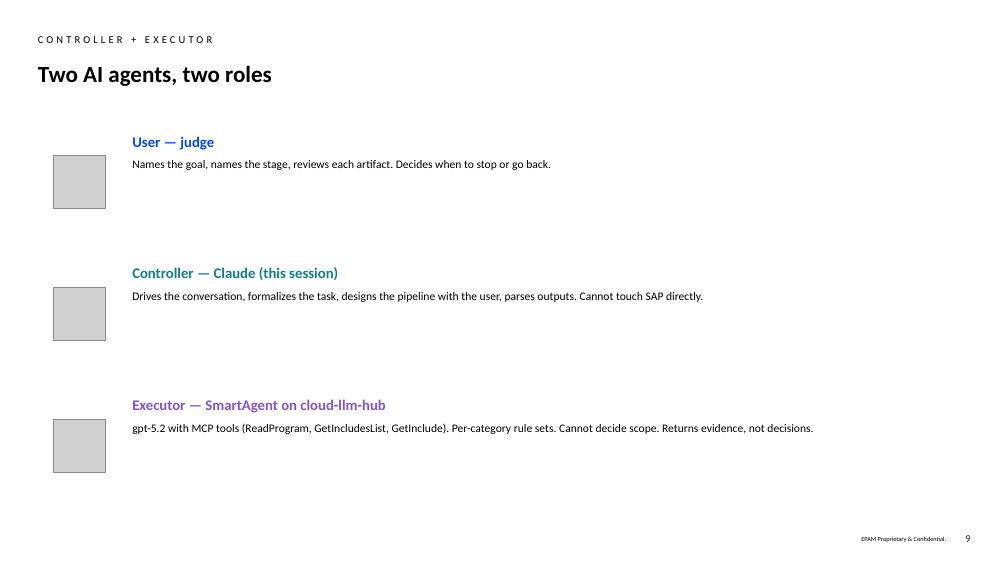
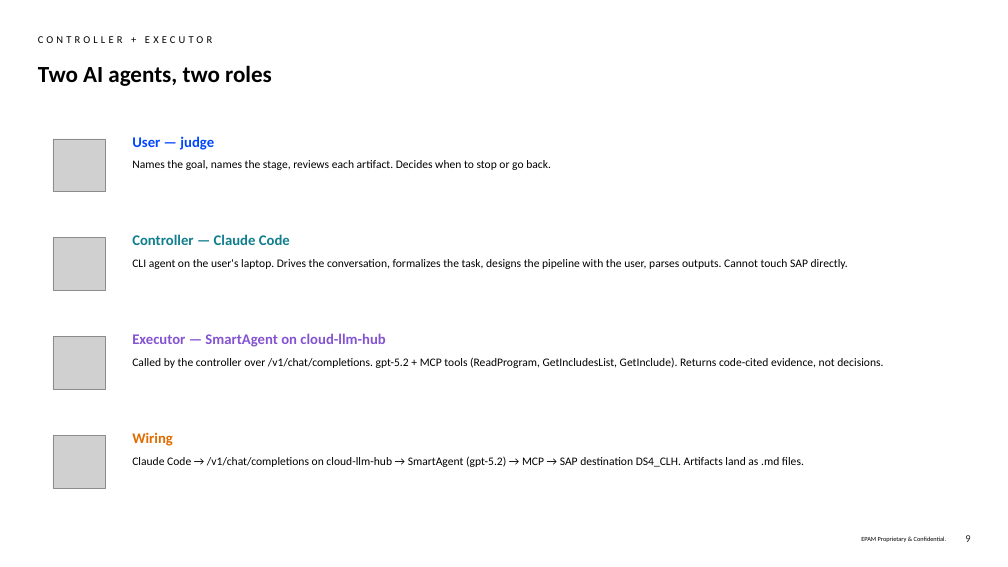
Before and after one commit to fr0ster/cloud-llm-hub, a slide deck: slide 9 of docs/tutorials/code-review/examples/ZDMS_UPLOAD_FILES/report.simple-deck.pptx. Drawn at 1008x567 pixels with LibreOffice and Linux fonts; fonts in the diff are those of the drawing; grey boxes stand for pictures; background and template pictures are left out. Boxes give left, top, right and bottom in pixels: in the first picture for what was removed or moved away, otherwise in the second. Text is boxed around its words. In the diff, an @@ line names an element or a change of style, - is before the commit and + after.

```diff
--- a/docs/tutorials/code-review/examples/ZDMS_UPLOAD_FILES/report.simple-deck.pptx
+++ b/docs/tutorials/code-review/examples/ZDMS_UPLOAD_FILES/report.simple-deck.pptx
@@ picture moved from (x1=53, y1=156, x2=106, y2=209) to (x1=53, y1=139, x2=106, y2=192) @@
@@ picture moved from (x1=53, y1=287, x2=106, y2=340) to (x1=53, y1=238, x2=106, y2=291) @@
@@ text at (x1=132, y1=234, x2=848, y2=269): text changed @@
-Controller — Claude (this session)
-Drives the conversation, formalizes the task, designs the pipeline with the user, parses outputs. Cannot touch SAP directly.
+Controller — Claude Code
+CLI agent on the user's laptop. Drives the conversation, formalizes the task, designs the pipeline with the user, parses outputs. Cannot touch SAP directly.
@@ picture moved from (x1=53, y1=419, x2=106, y2=472) to (x1=53, y1=337, x2=106, y2=389) @@
@@ text at (x1=132, y1=357, x2=883, y2=368): text changed @@
-gpt-5.2 with MCP tools (ReadProgram, GetIncludesList, GetInclude). Per-category rule sets. Cannot decide scope. Returns evidence, not decisions.
+Called by the controller over /v1/chat/completions. gpt-5.2 + MCP tools (ReadProgram, GetIncludesList, GetInclude). Returns code-cited evidence, not decisions.
@@ text "Executor — SmartAgent on cloud-llm-hub" moved from (x1=132, y1=399, x2=813, y2=434) to (x1=132, y1=333, x2=883, y2=368) @@
@@ picture added at (x1=53, y1=436, x2=106, y2=488) @@
@@ text added at (x1=132, y1=432, x2=804, y2=467), 11 pt, text #000000 @@
+Wiring
+Claude Code → /v1/chat/completions on cloud-llm-hub → SmartAgent (gpt-5.2) → MCP → SAP destination DS4_CLH. Artifacts land as .md files.
```
Also in this commit, not shown: 4 other files.
